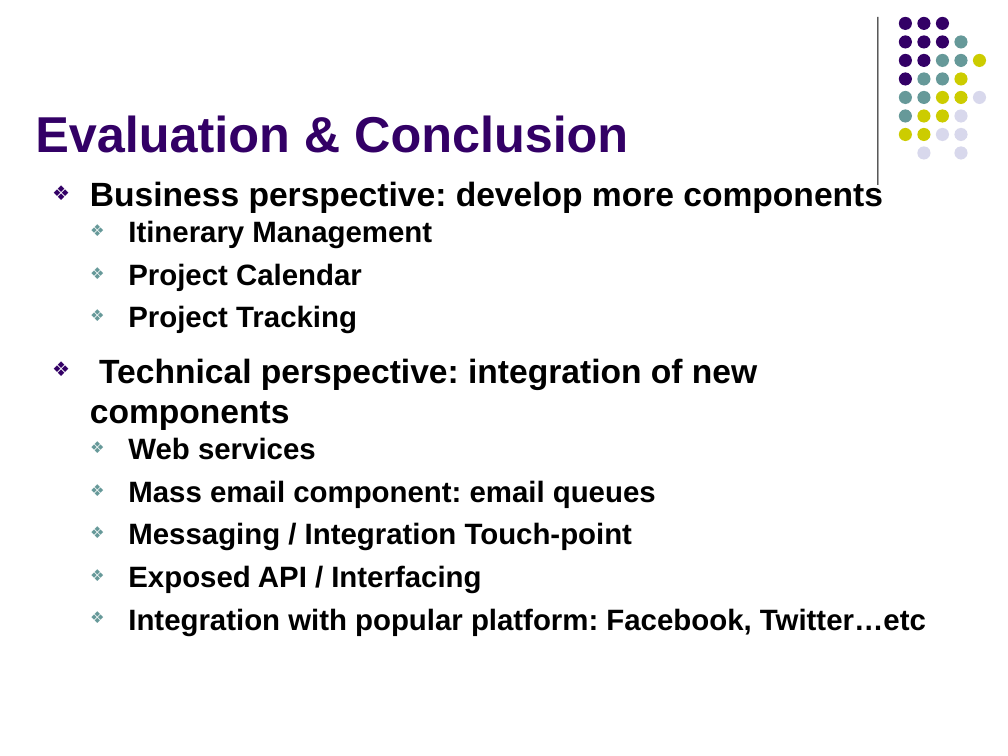
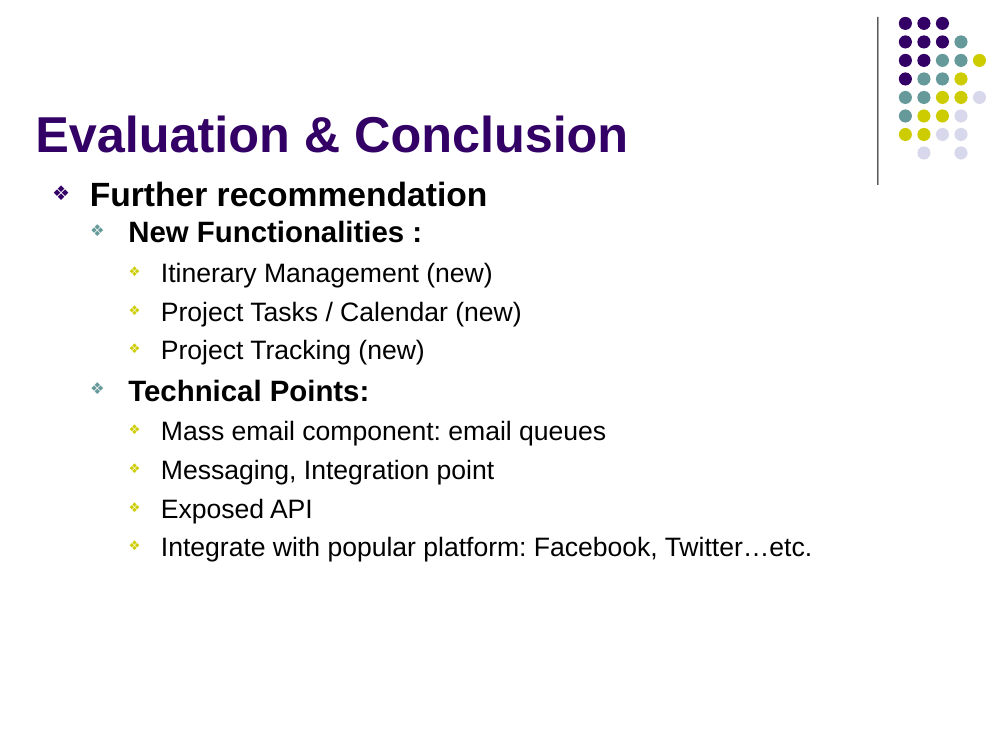
Before and after one commit to imireasa/mtech-se18-t08s, a slide deck: slide 28 of docs/W-9 Working Document/W-9.3 Presentation Slides/Phase 3/vms_presentation_3_v0.1.pptx. Drawn at 1008x756 pixels with LibreOffice and Linux fonts; fonts in the diff are those of the drawing. Boxes give left, top, right and bottom in pixels: in the first picture for what was removed or moved away, otherwise in the second. Text is boxed around its words. In the diff, an @@ line names an element or a change of style, - is before the commit and + after.

Commit message:
RC 1.0

```diff
--- a/docs/W-9 Working Document/W-9.3 Presentation Slides/Phase 3/vms_presentation_3_v0.1.pptx
+++ b/docs/W-9 Working Document/W-9.3 Presentation Slides/Phase 3/vms_presentation_3_v0.1.pptx
@@ text at box(90, 181, 521, 402): text changed; size 24 to 19 pt; bold off @@
-❖ Business perspective: develop more components
-  ❖ Itinerary Management
-  ❖ Project Calendar
-  ❖ Project Tracking
-❖ Technical perspective: integration of new components
-  ❖ Web services
+❖ Further recommendation
+  ❖ New Functionalities :
+    ❖ Itinerary Management (new)
+    ❖ Project Tasks / Calendar (new)
+    ❖ Project Tracking (new)
+  ❖ Technical Points:
@@ text at box(161, 420, 606, 446): size 21 to 19 pt, bold off in "Mass email component: email queues"; list level 2 to 3 in "Mass email component: email queues"; bullet colour #669999 to #CCCC00 @@
@@ text at box(161, 459, 812, 562): text changed; size 21 to 19 pt; bold off @@
-  ❖ Messaging / Integration Touch-point
-  ❖ Exposed API / Interfacing
-  ❖ Integration with popular platform: Facebook, Twitter…etc
+    ❖ Messaging, Integration point
+    ❖ Exposed API
+    ❖ Integrate with popular platform: Facebook, Twitter…etc.
```
Also in this commit, not shown: 4 other slides changed, 3 slides added, 3 slides removed.
